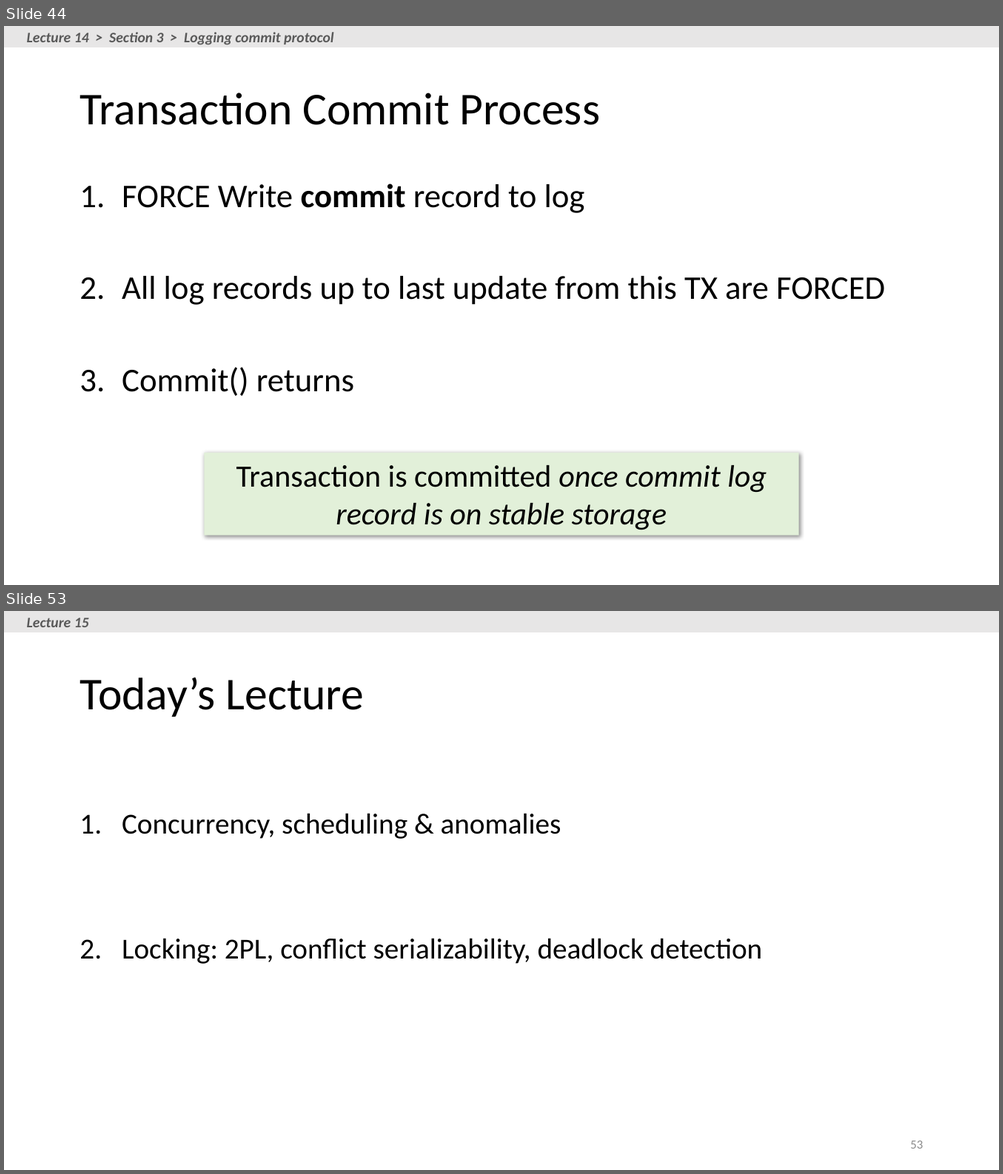
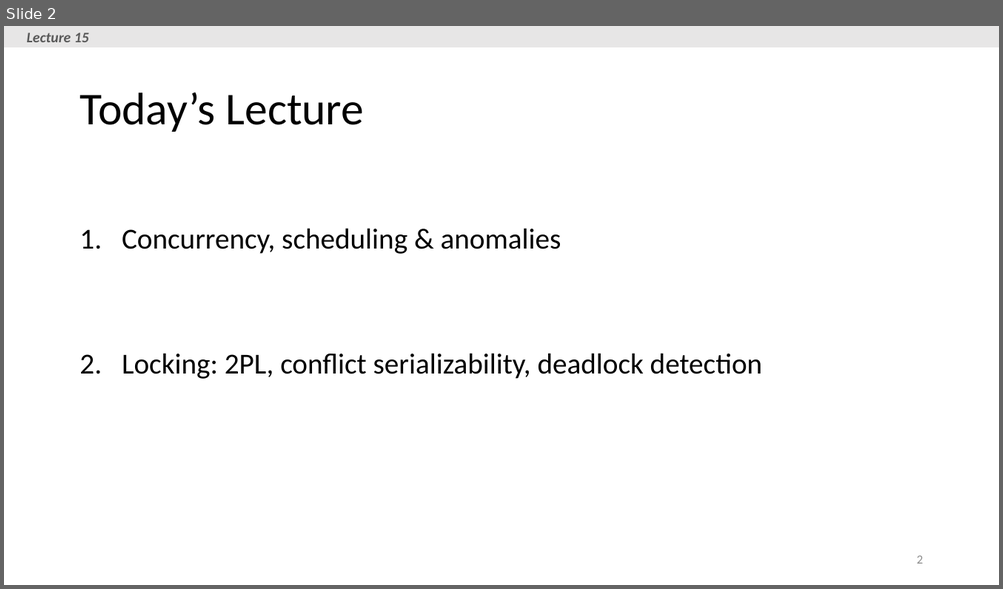
Before and after one commit to yazduni-cs/database-fall2018, a slide deck: lectures/lecture14-15/Lecture_15_TXNs2.pptx. Shown one above the other, each under a label of ours: slides 44 and 53 before the commit, slide 2 after it; the slides between them are not shown. The pictures are 1003x1174 and 1003x589 pixels, drawn with LibreOffice and Linux fonts; fonts in the diff are those of the drawing. Boxes give left, top, right and bottom in pixels: in the first picture for what was removed or moved away, otherwise in the second. Text is boxed around its words. In the diff, an @@ line names an element or a change of style, - is before the commit and + after.

```diff
--- a/lectures/lecture14-15/Lecture_15_TXNs2.pptx
+++ b/lectures/lecture14-15/Lecture_15_TXNs2.pptx
@@ slide 44 removed at [4, 26, 999, 585], background #FFFFFF @@
@@ rectangle removed at [4, 26, 999, 47] @@
@@ text removed at [27, 32, 334, 45] @@
-Lecture 14 > Section 3 > Logging commit protocol
@@ title removed at [79, 93, 600, 125] @@
-Transaction Commit Process
@@ text removed at [122, 184, 885, 396] @@
-1. FORCE Write commit record to log
-2. All log records up to last update from this TX are FORCED
-3. Commit() returns
@@ rectangle removed at [204, 453, 799, 536] @@
-Transaction is committed once commit log record is on stable storage
@@ what was slide 53 is now slide 2 @@
@@ page number at [916, 556, 922, 564]: text changed @@
-53
+2
```
Also in this commit, not shown: 1 slide changed, 50 other slides removed.
